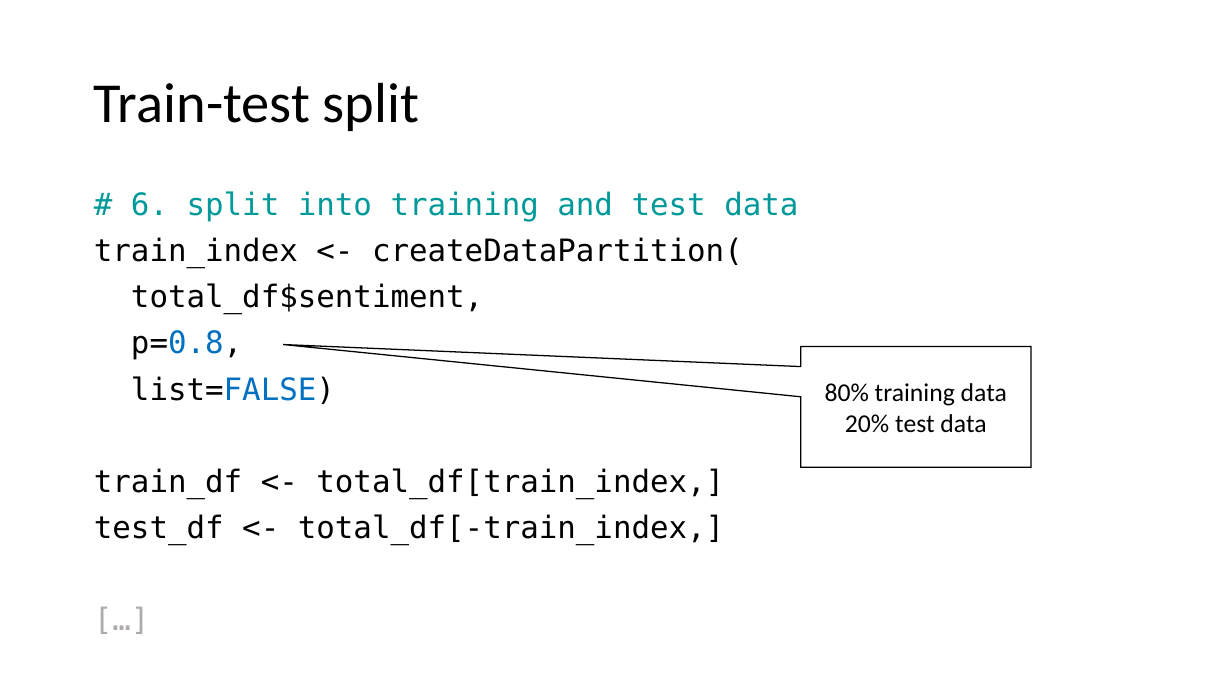
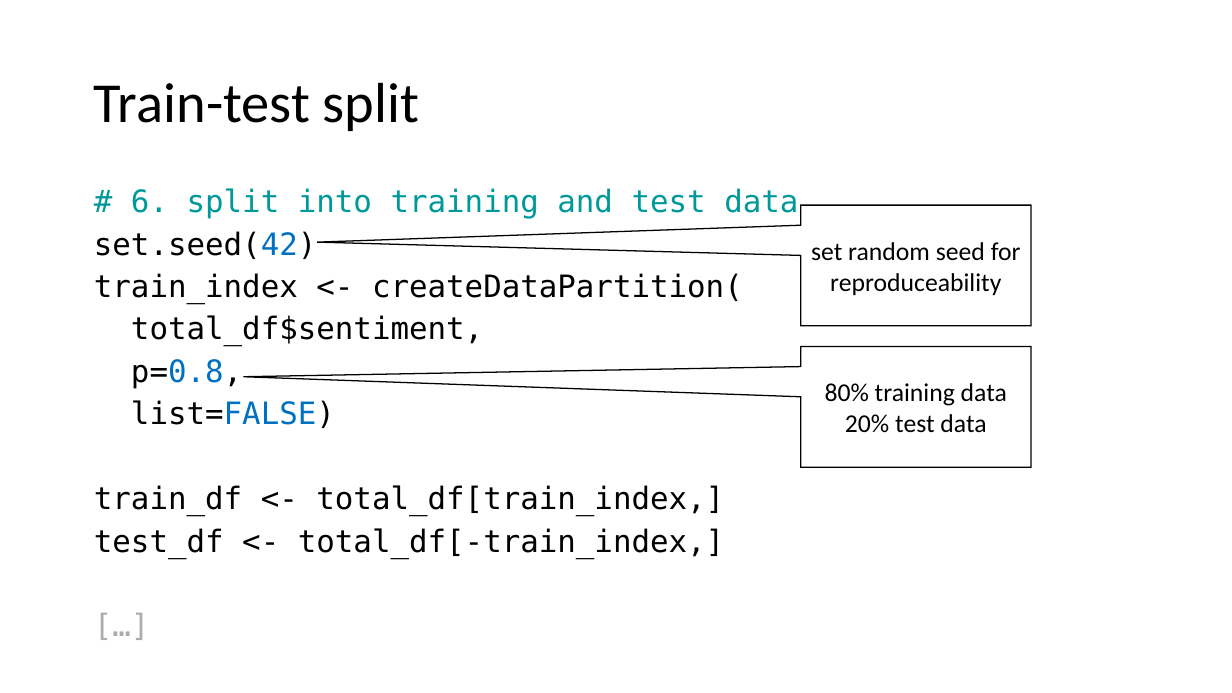
Before and after one commit to samuelstelzer/twitter_sentiment_analysis, a slide deck: slide 14 of handson_workshop.pptx. Drawn at 1232x693 pixels with LibreOffice and Linux fonts; fonts in the diff are those of the drawing. Boxes give left, top, right and bottom in pixels: in the first picture for what was removed or moved away, otherwise in the second. Text is boxed around its words. In the diff, an @@ line names an element or a change of style, - is before the commit and + after.

Commit message:
Add random seed Some tuning

```diff
--- a/handson_workshop.pptx
+++ b/handson_workshop.pptx
@@ text at (x1=94, y1=188, x2=798, y2=557): line spacing 0.9 to 0.8 @@
@@ speech box added at (x1=801, y1=205, x2=1031, y2=326), fill #FFFFFF, outline #000000 1 pt, 20 pt, text #000000 @@
+set random seed for reproduceability
@@ text at (x1=94, y1=231, x2=317, y2=259): paragraph added @@
+set.seed(42)
```
Also in this commit, not shown: 4 other slides changed, 6 other files.
